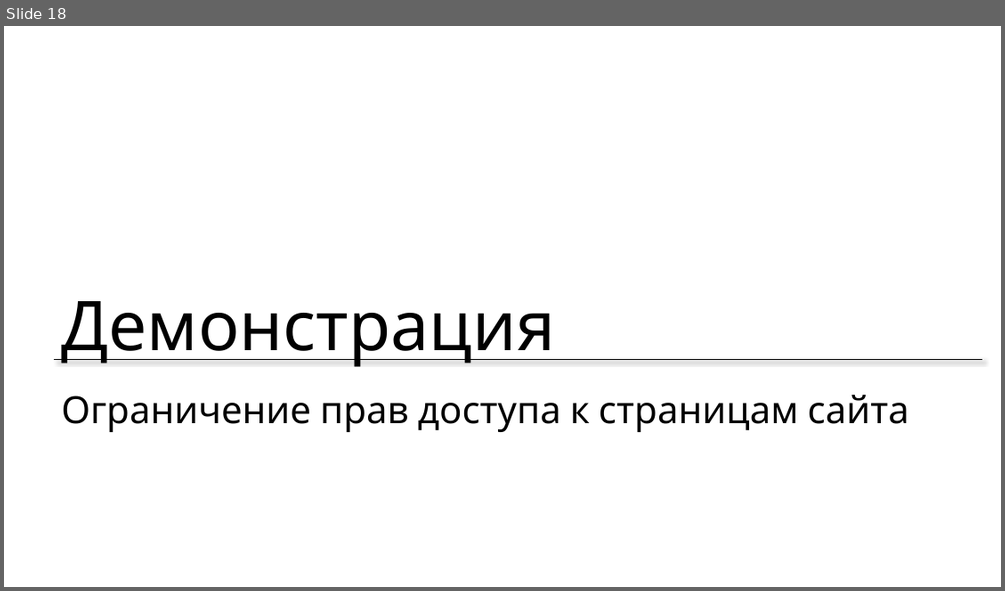
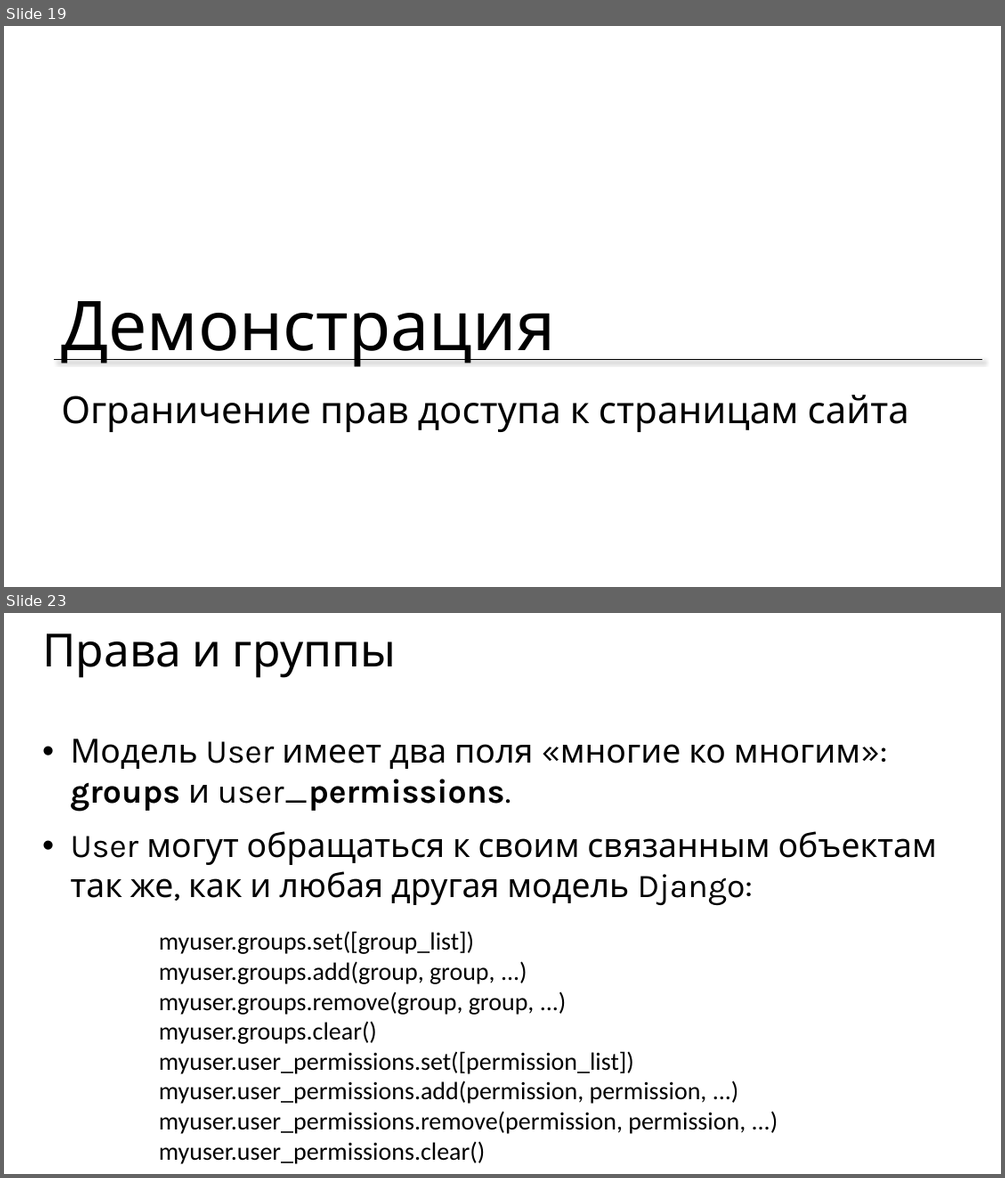
Before and after one commit to maxchv/LearnPython, a slide deck: week14/auth.pptx. Shown one above the other, each under a label of ours: slide 18 before the commit, slides 19 and 23 after it; the slides between them are not shown. The pictures are 1005x591 and 1005x1178 pixels, drawn with LibreOffice and Linux fonts; fonts in the diff are those of the drawing. Boxes give left, top, right and bottom in pixels: in the first picture for what was removed or moved away, otherwise in the second. Text is boxed around its words. In the diff, an @@ line names an element or a change of style, - is before the commit and + after.

Commit message:
Added demo how to use permissions and presentation signals

```diff
--- a/week14/auth.pptx
+++ b/week14/auth.pptx
@@ slide 23 added at [4,613,1001,1174], background #FFFFFF @@
@@ title added at [42,633,396,678], 44 pt, text #000000 @@
+Права и группы
@@ text added at [71,738,938,905], 32 pt, text #000000 @@
+• Модель User имеет два поля «многие ко многим»: groups и user_permissions.
+• User могут обращаться к своим связанным объектам так же, как и любая другая модель Django:
@@ text added at [159,931,745,1164], 24 pt, text #000000 @@
+myuser.groups.set([group_list])
+myuser.groups.add(group, group, ...)
+myuser.groups.remove(group, group, ...)
+myuser.groups.clear()
+myuser.user_permissions.set([permission_list])
+myuser.user_permissions.add(permission, permission, ...)
+myuser.user_permissions.remove(permission, permission, ...)
+myuser.user_permissions.clear()
@@ what was slide 18 is now slide 19 @@
```
Also in this commit, not shown: 2 slides changed, 11 other slides added, 12 slides removed, 39 other files.
